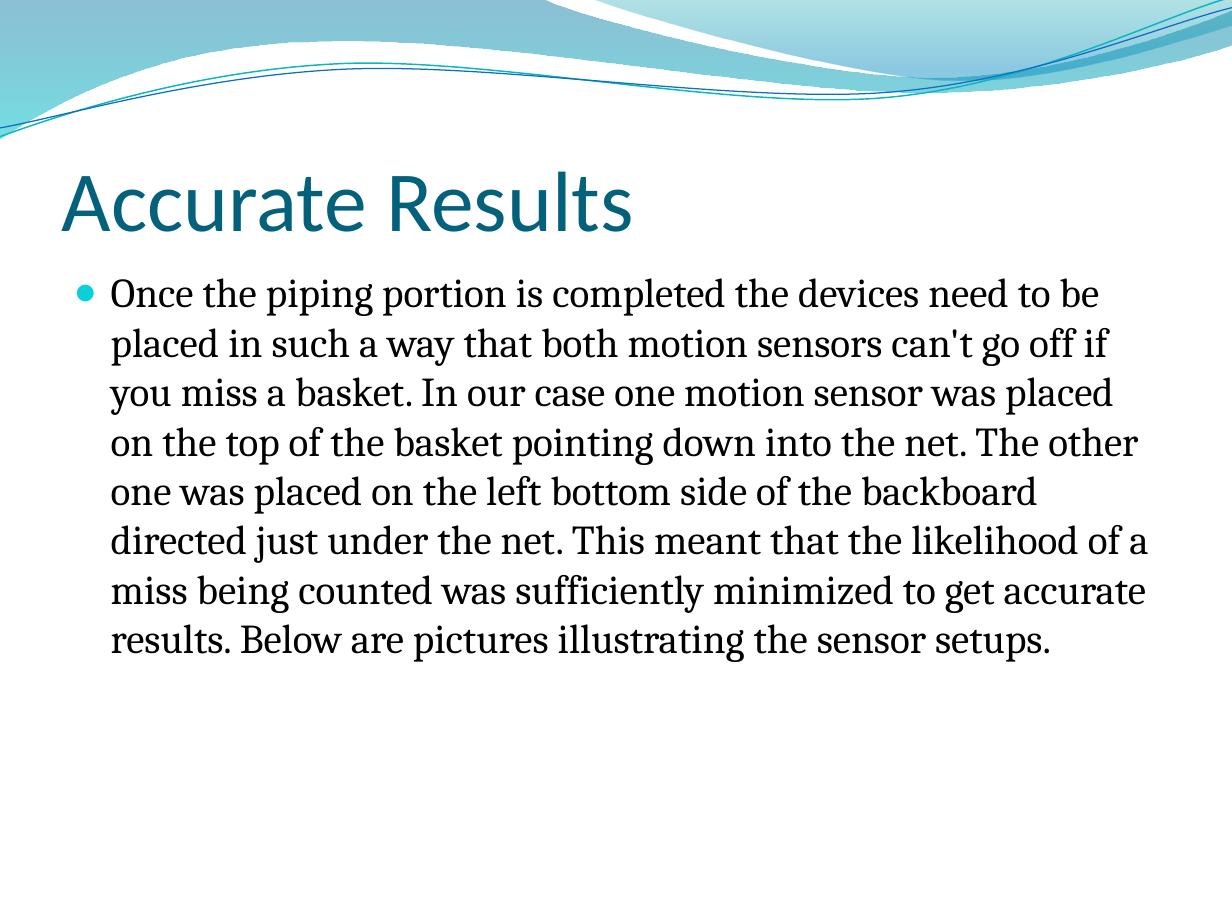
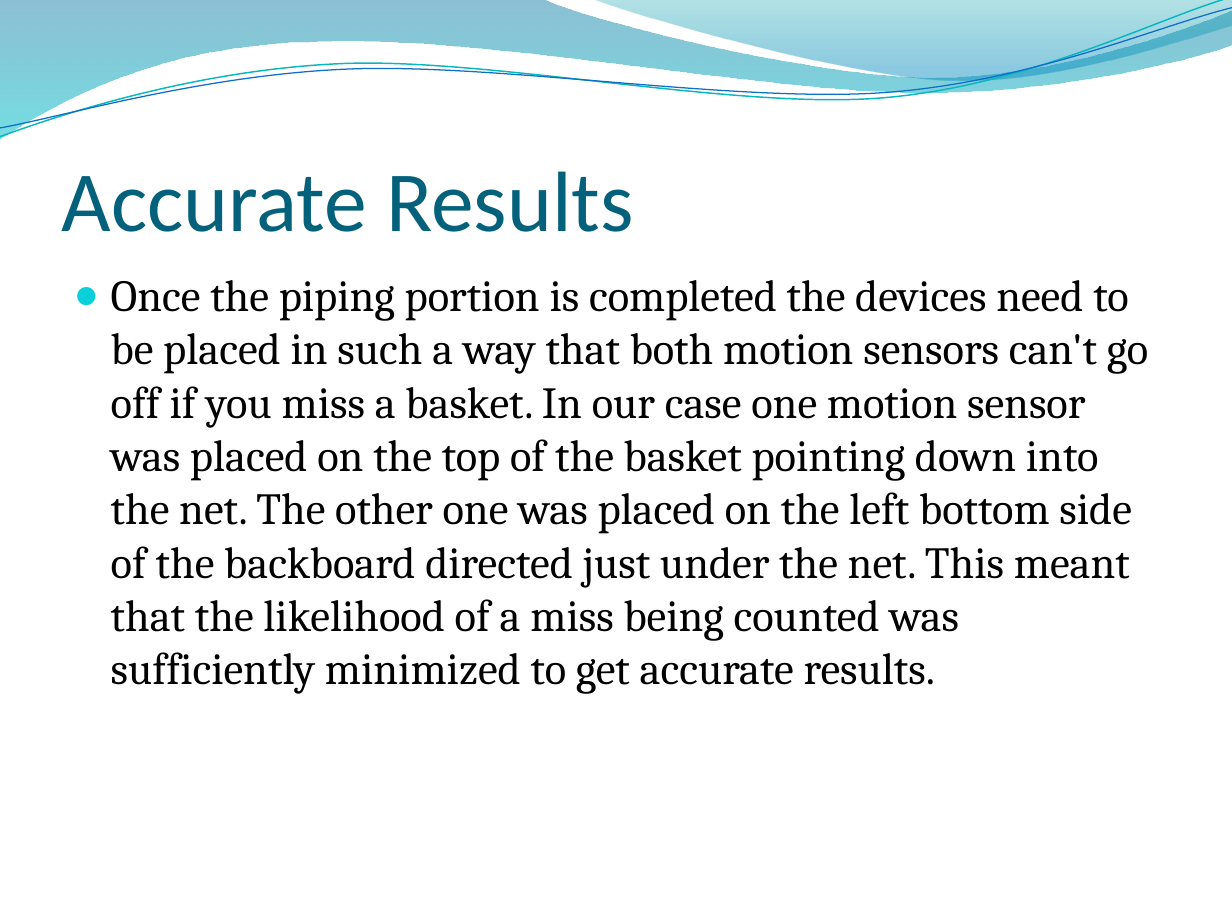
Before and after one commit to dakshkaran132/IOT_-STTHOMAS, a slide deck: slide 10 of Hot Shot Hoops presentation.pptx (slide 9 before the commit). Drawn at 1232x924 pixels with LibreOffice and Linux fonts; fonts in the diff are those of the drawing; background and template pictures are left out. Boxes give left, top, right and bottom in pixels: in the first picture for what was removed or moved away, otherwise in the second. Text is boxed around its words. In the diff, an @@ line names an element or a change of style, - is before the commit and + after.

Commit message:
changes

```diff
--- a/Hot Shot Hoops presentation.pptx
+++ b/Hot Shot Hoops presentation.pptx
@@ text at [111,280,1148,694]: text changed; size 24.1 to 26 pt @@
-● Once the piping portion is completed the devices need to be placed in such a way that both motion sensors can't go off if you miss a basket. In our case one motion sensor was placed on the top of the basket pointing down into the net. The other one was placed on the left bottom side of the backboard directed just under the net. This meant that the likelihood of a miss being counted was sufficiently minimized to get accurate results. Below are pictures illustrating the sensor setups.
+● Once the piping portion is completed the devices need to be placed in such a way that both motion sensors can't go off if you miss a basket. In our case one motion sensor was placed on the top of the basket pointing down into the net. The other one was placed on the left bottom side of the backboard directed just under the net. This meant that the likelihood of a miss being counted was sufficiently minimized to get accurate results.
```
Also in this commit, not shown: 3 other slides changed, 1 slide added, 1 slide removed.
